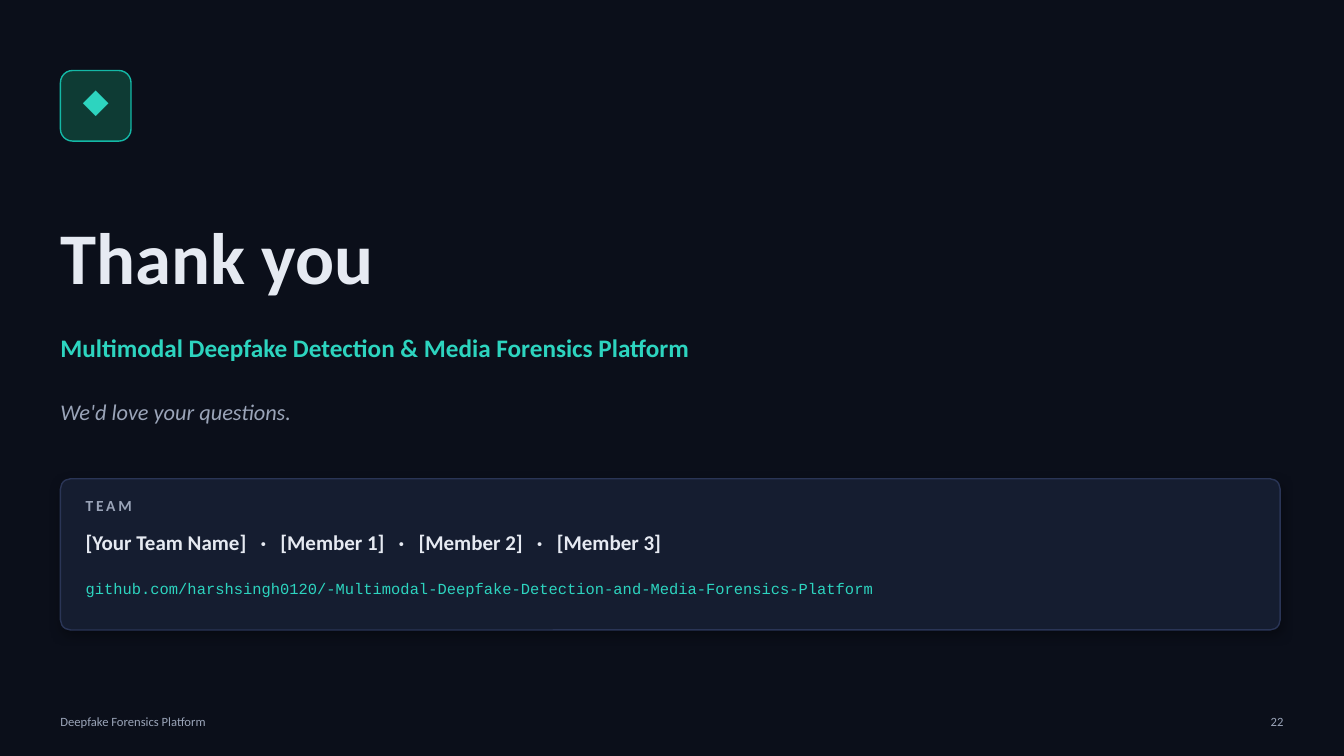
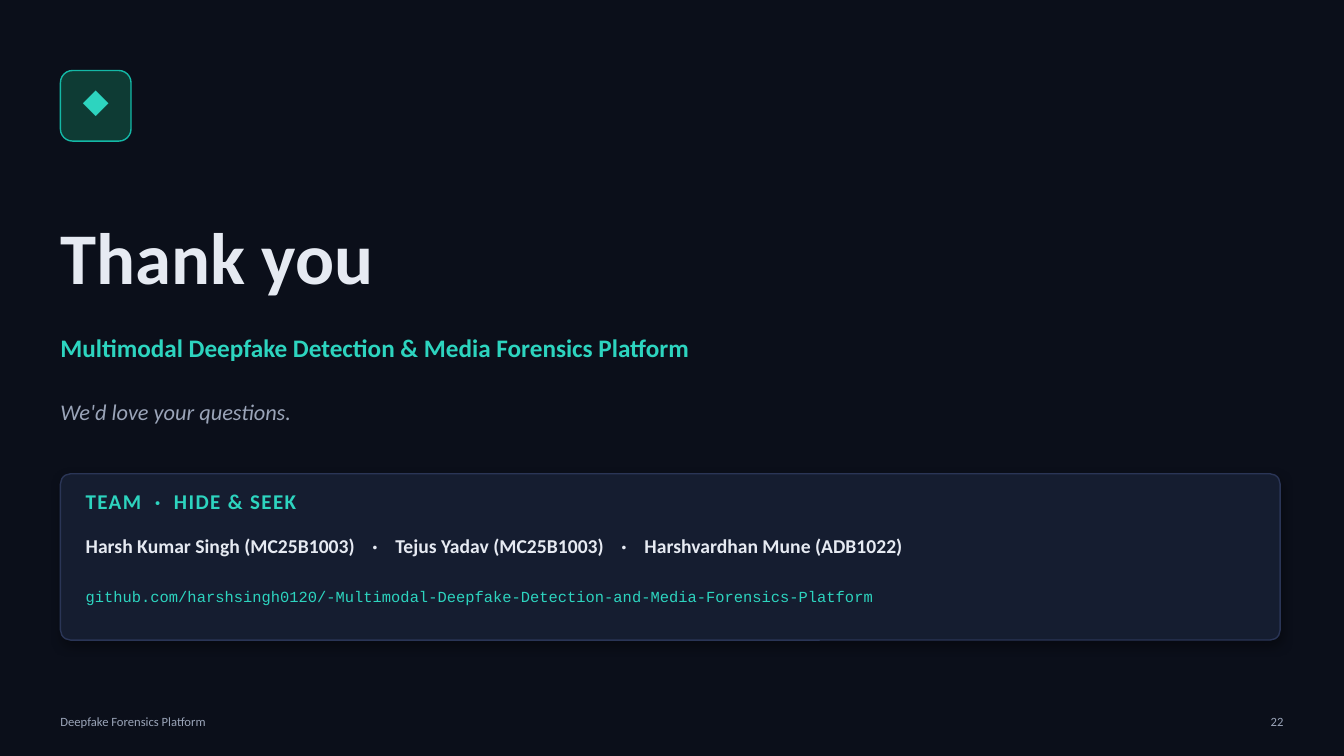
Before and after one commit to harshsingh0120/-Multimodal-Deepfake-Detection-and-Media-Forensics-Platform, a slide deck: slide 22 of presentation/Deepfake_Forensics_Pitch.pptx. Drawn at 1344x756 pixels with LibreOffice and Linux fonts; fonts in the diff are those of the drawing. Boxes give left, top, right and bottom in pixels: in the first picture for what was removed or moved away, otherwise in the second. Text is boxed around its words. In the diff, an @@ line names an element or a change of style, - is before the commit and + after.

```diff
--- a/presentation/Deepfake_Forensics_Pitch.pptx
+++ b/presentation/Deepfake_Forensics_Pitch.pptx
@@ rounded rectangle: place and size @@
-rounded rectangle at [60, 479, 1280, 630]
+rounded rectangle at [60, 474, 1280, 640]
@@ rounded rectangle at [60, 474, 1280, 640]: proportions changed @@
@@ text at [86, 495, 296, 509]: text changed; size 11 to 15 pt; text colour #9AA4B8 to #2DD4BF @@
-TEAM
+TEAM · HIDE & SEEK
@@ text at [86, 538, 902, 557]: text changed; size 15 to 14 pt @@
-[Your Team Name] · [Member 1] · [Member 2] · [Member 3]
+Harsh Kumar Singh (MC25B1003) · Tejus Yadav (MC25B1003) · Harshvardhan Mune (ADB1022)
@@ text "github.com/harshsingh0120/-Multimodal-Deepfake-Detection-and ...": place and size @@
-text "github.com/harshsingh0120/-Multimodal-Deepfake-Detection-and ..." at [86, 583, 873, 597]
+text "github.com/harshsingh0120/-Multimodal-Deepfake-Detection-and ..." at [86, 591, 873, 605]
```
Also in this commit, not shown: 1 other slide changed, 1 other file.
